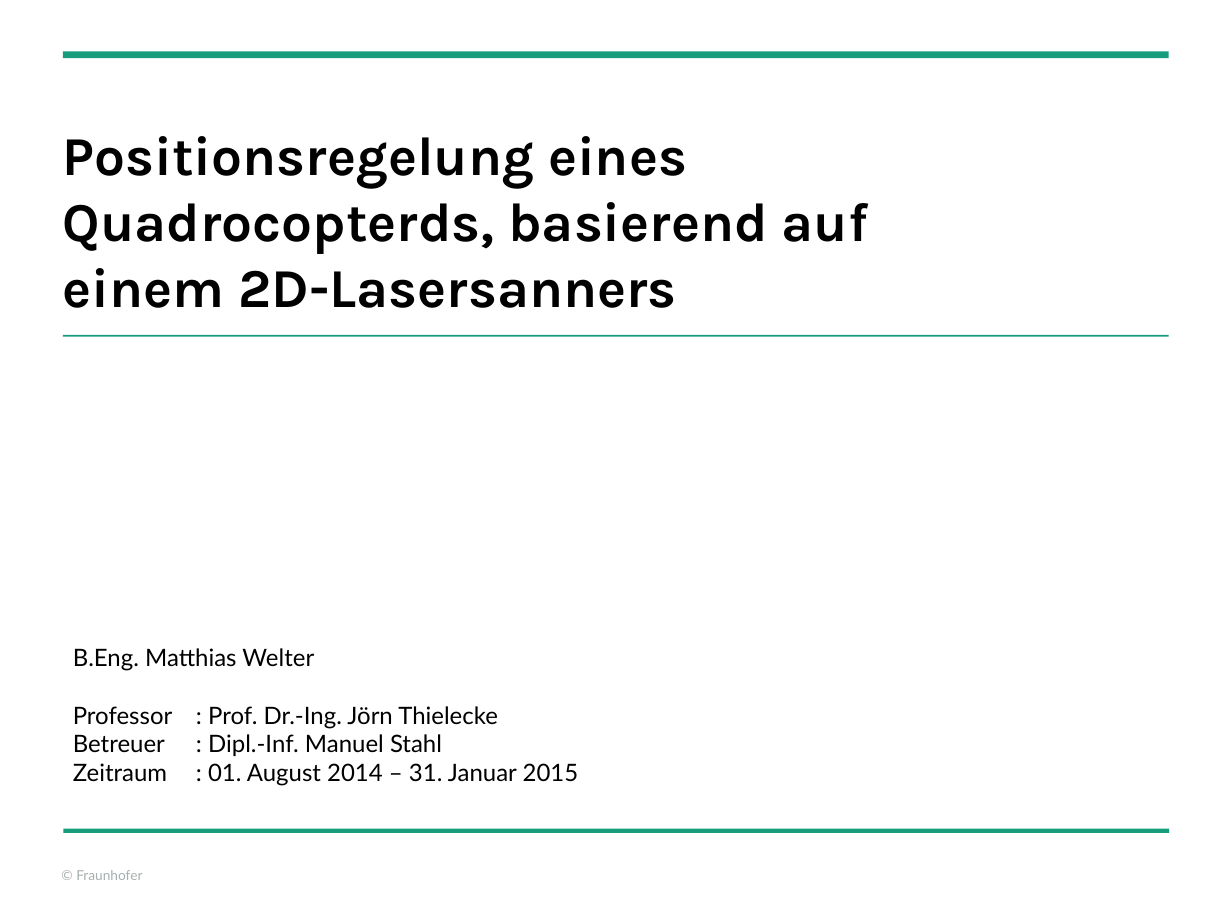
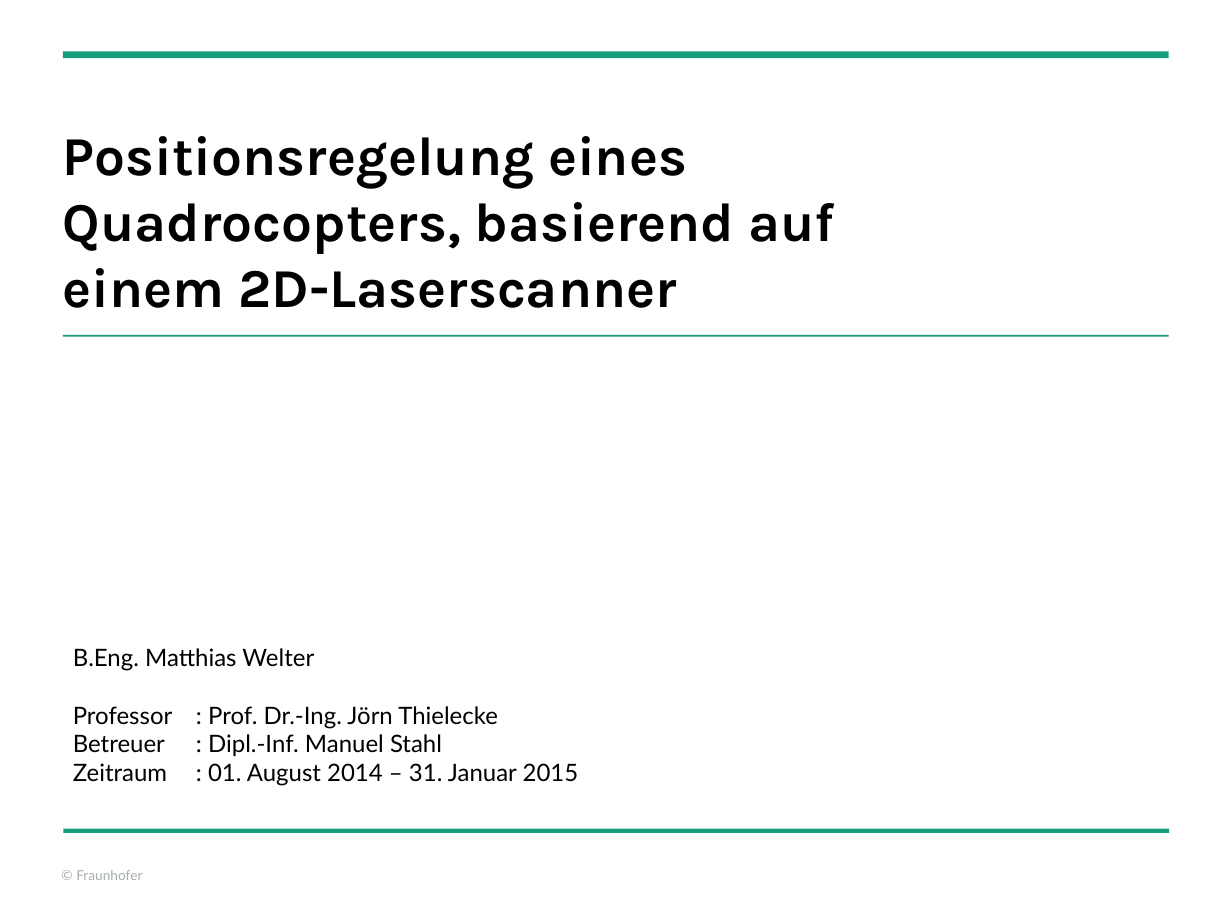
Before and after one commit to matwelter/Abschlusspraesentation, a slide deck: slide 1 of Abschlusspräsentation.pptx. Drawn at 1232x924 pixels with LibreOffice and Linux fonts; fonts in the diff are those of the drawing; background and template pictures are left out. Boxes give left, top, right and bottom in pixels: in the first picture for what was removed or moved away, otherwise in the second. Text is boxed around its words. In the diff, an @@ line names an element or a change of style, - is before the commit and + after.

```diff
--- a/Abschlusspräsentation.pptx
+++ b/Abschlusspräsentation.pptx
@@ text at (63,136,834,308): text changed @@
-Positionsregelung eines Quadrocopterds, basierend auf einem 2D-Lasersanners
+Positionsregelung eines Quadrocopters, basierend auf einem 2D-Laserscanner
```
Also in this commit, not shown: 2 other slides changed, 1 other file.
